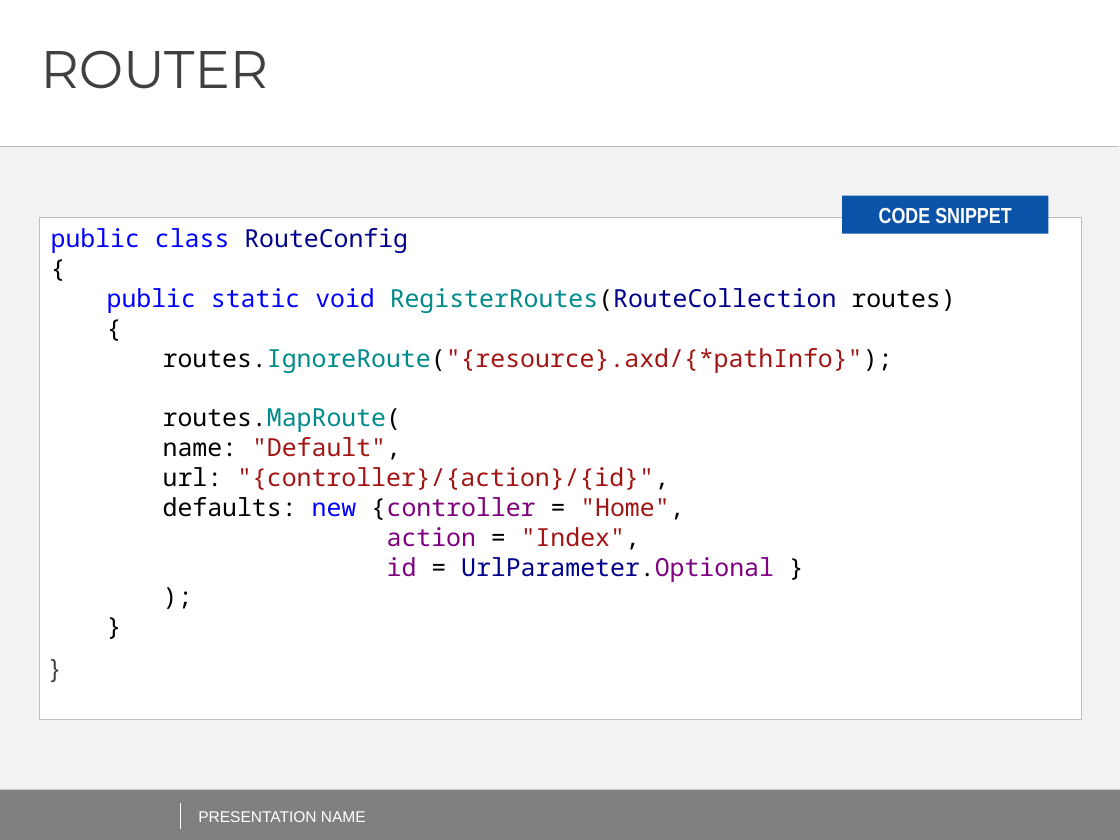
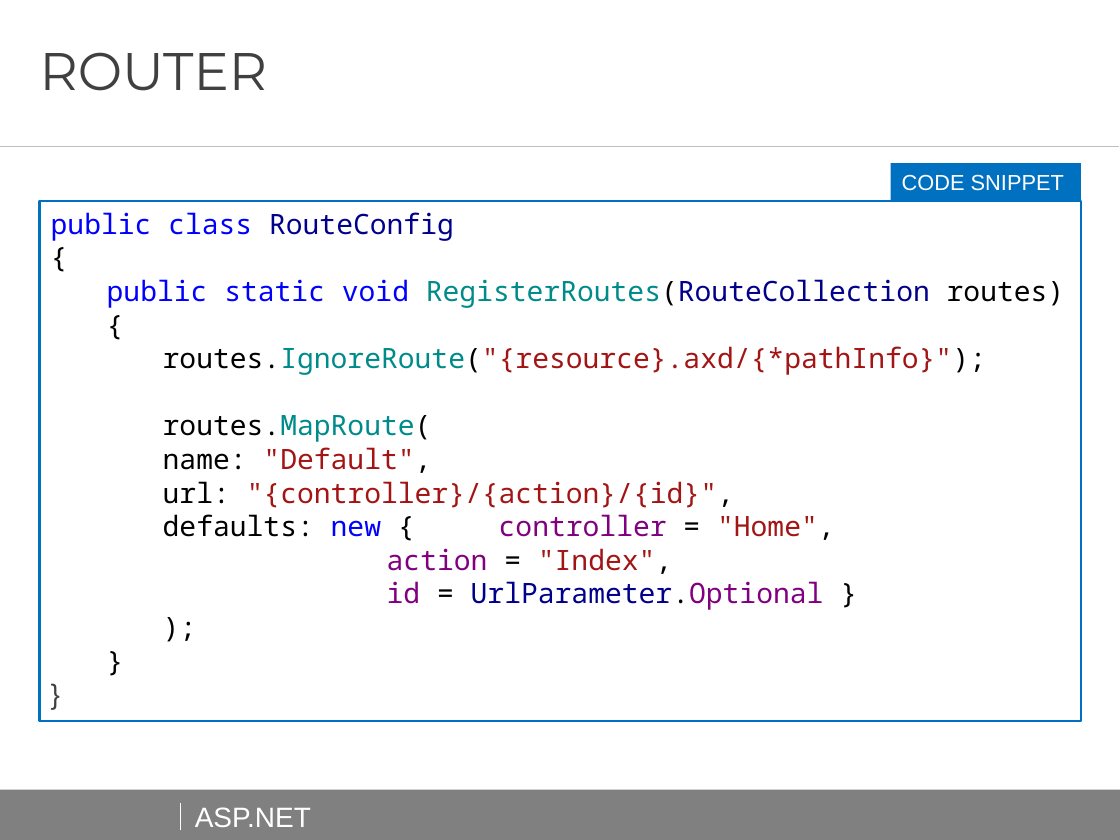
Before and after one commit to AndreiShenets/ASP.NET-Lectures, a slide deck: slide 27 of docs/ASP.NET - iTechArt 2018.pptx. Drawn at 1120x840 pixels with LibreOffice and Linux fonts; fonts in the diff are those of the drawing; background and template pictures are left out. Boxes give left, top, right and bottom in pixels: in the first picture for what was removed or moved away, otherwise in the second. Text is boxed around its words. In the diff, an @@ line names an element or a change of style, - is before the commit and + after.

```diff
--- a/docs/ASP.NET - iTechArt 2018.pptx
+++ b/docs/ASP.NET - iTechArt 2018.pptx
@@ background #F2F2F2 to #FFFFFF @@
@@ rectangle removed at [0, 0, 1120, 147] @@
@@ rectangle added at [890, 164, 1081, 202], fill #0070C0, 14 pt, text #FFFFFF @@
+CODE SNIPPET
@@ rectangle "public class RouteConfig": place and size @@
-rectangle "public class RouteConfig" at [51, 228, 955, 582]
+rectangle "public class RouteConfig" at [39, 200, 1081, 720]
@@ rectangle "public class RouteConfig" at [39, 200, 1081, 720]: size 16 to 18 pt; line spacing 0.9 to 1; less space between paragraphs; fill none to #FFFFFF; outline none to #0070C0 1.5 pt @@
@@ rectangle removed at [842, 196, 1048, 234] @@
@@ text removed at [879, 207, 1011, 224] @@
-CODE SNIPPET
@@ rectangle removed at [39, 217, 1081, 720] @@
@@ text added at [195, 807, 311, 827], 18 pt, text #FFFFFF @@
+ASP.NET
@@ text removed at [198, 811, 366, 822] @@
-PRESENTATION NAME
```
Also in this commit, not shown: 80 other slides changed, 2 other files.
